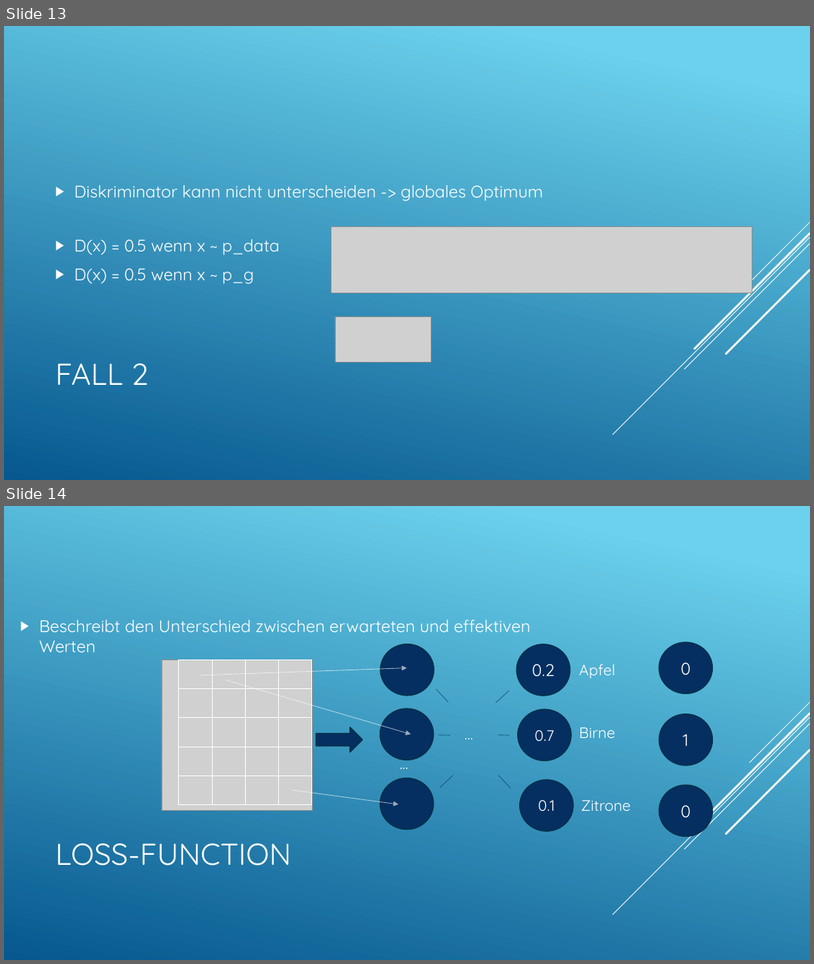
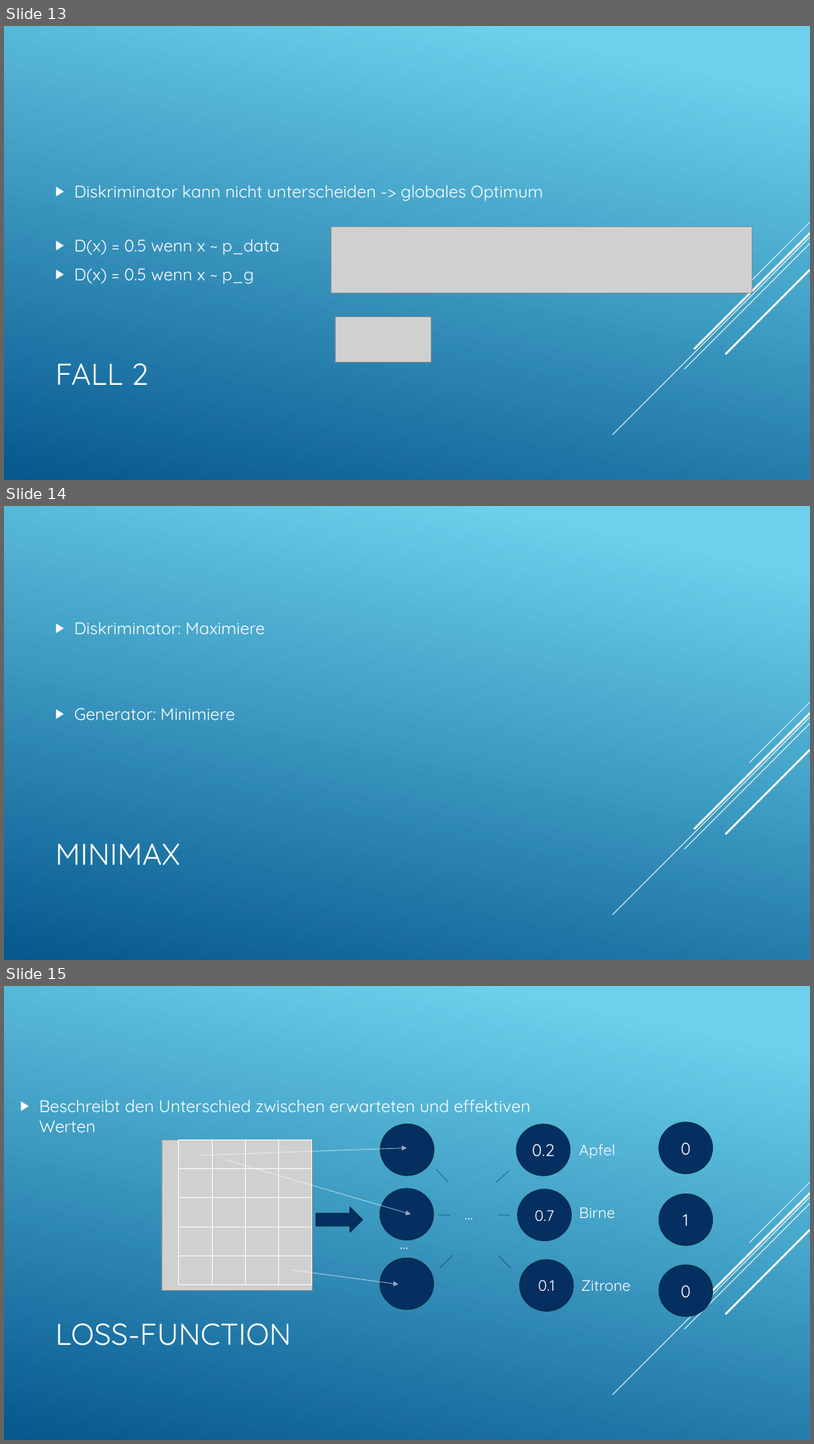
Before and after one commit to LucaRitz/informatik_seminar_gan, a slide deck: GAN.pptx. Shown one above the other, each under a label of ours: slides 13 and 14 before the commit, slides 13, 14 and 15 after it. The pictures are 814x964 and 814x1444 pixels, drawn with LibreOffice and Linux fonts; fonts in the diff are those of the drawing; grey boxes stand for pictures. Boxes give left, top, right and bottom in pixels: in the first picture for what was removed or moved away, otherwise in the second. Text is boxed around its words. In the diff, an @@ line names an element or a change of style, - is before the commit and + after.

```diff
--- a/GAN.pptx
+++ b/GAN.pptx
@@ slide 14 added at <box>4,506,810,960</box>, background gradient #6ED2EB to #06588E; not listed: 5 template elements that a slide beside it also shows @@
@@ text added at <box>75,622,265,720</box>, 20 pt, text #FFFFFF @@
+▶ Diskriminator: Maximiere
+▶ Generator: Minimiere
@@ title added at <box>55,843,180,865</box>, 36 pt, text #FFFFFF @@
+MINIMAX
@@ what was slide 14 is now slide 15 @@
```
Also in this commit, not shown: 1 slide changed, 2 other files.
